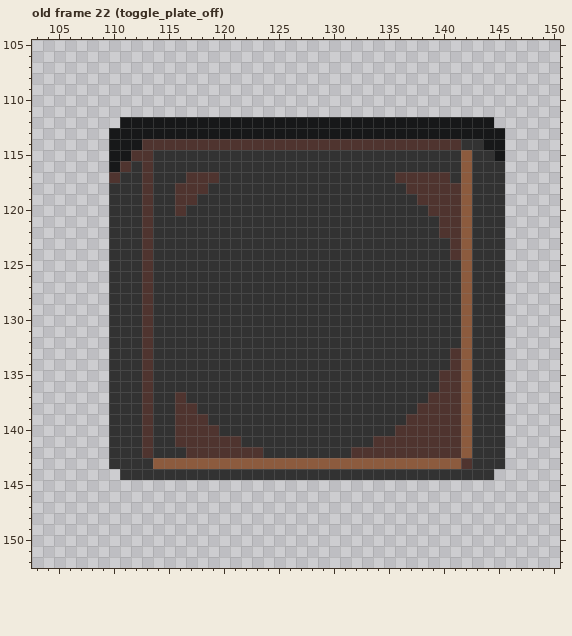
One commit to this pixel-art file: art/things.aseprite. The picture above is the old version.
256x256 pixels, 33 frames. Colours within 5 levels of each other are drawn and written as one. Shown: old frame 22 (toggle_plate_off): x 103..150, y 105..152. The commit also changed other frames, which this record leaves out.
And afterwards:
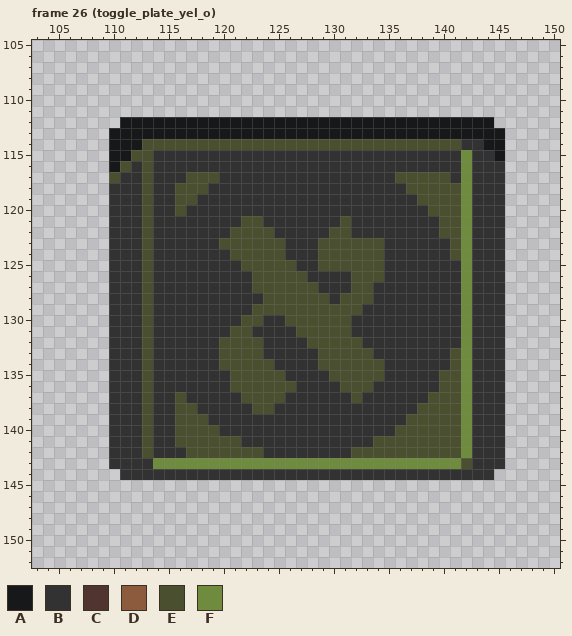
Palette (. is transparent): A #171819  B #323232  C #4f342f  D #8c5b3e  E #4a4f2f  F #6f8c3e
A new or re-ordered frame is compared with the old frame closest to it.
Diff:
frames 33 -> 43
Frame 26 (toggle_plate_yel_o) is new; against old frame 22 (toggle_plate_off):
y 114: x 113..141 CCCCCCCCCCCCCCCCCCCCCCCCCCCCC -> EEEEEEEEEEEEEEEEEEEEEEEEEEEEE
y 115: x 112..113 CC -> EE; x 142 D -> F
y 116: x 111 C -> E; x 113 C -> E; x 142 D -> F
y 117: x 110 C -> E; x 113 C -> E; x 117..119 CCC -> EEE; x 136..140 CCCCC -> EEEEE; x 142 D -> F
y 118: x 113 C -> E; x 116..118 CCC -> EEE; x 137..142 CCCCCD -> EEEEEF
y 119: x 113 C -> E; x 116..117 CC -> EE; x 138..142 CCCCD -> EEEEF
y 120: x 113 C -> E; x 116 C -> E; x 139..142 CCCD -> EEEF
y 121: x 113 C -> E; x 122..123 BB -> EE; x 131 B -> E; x 140..142 CCD -> EEF
y 122: x 113 C -> E; x 121..124 BBBB -> EEEE; x 130..131 BB -> EE; x 140..142 CCD -> EEF
y 123: x 113 C -> E; x 120..125 BBBBBB -> EEEEEE; x 129..134 BBBBBB -> EEEEEE; x 141..142 CD -> EF
y 124: x 113 C -> E; x 121..125 BBBBB -> EEEEE; x 129..134 BBBBBB -> EEEEEE; x 141..142 CD -> EF
y 125: x 113 C -> E; x 122..126 BBBBB -> EEEEE; x 129..134 BBBBBB -> EEEEEE; x 142 D -> F
y 126: x 113 C -> E; x 123..127 BBBBB -> EEEEE; x 132..134 BBB -> EEE; x 142 D -> F
y 127: x 113 C -> E; x 123..128 BBBBBB -> EEEEEE; x 132..133 BB -> EE; x 142 D -> F
y 128: x 113 C -> E; x 124..129 BBBBBB -> EEEEEE; x 131..133 BBB -> EEE; x 142 D -> F
y 129: x 113 C -> E; x 123..132 BBBBBBBBBB -> EEEEEEEEEE; x 142 D -> F
y 130: x 113 C -> E; x 122..123 BB -> EE; x 126..131 BBBBBB -> EEEEEE; x 142 D -> F
y 131: x 113 C -> E; x 121..122 BB -> EE; x 127..131 BBBBB -> EEEEE; x 142 D -> F
y 132: x 113 C -> E; x 120..123 BBBB -> EEEE; x 128..132 BBBBB -> EEEEE; x 142 D -> F
y 133: x 113 C -> E; x 120..123 BBBB -> EEEE; x 129..133 BBBBB -> EEEEE; x 141..142 CD -> EF
y 134: x 113 C -> E; x 120..124 BBBBB -> EEEEE; x 129..134 BBBBBB -> EEEEEE; x 141..142 CD -> EF
y 135: x 113 C -> E; x 121..125 BBBBB -> EEEEE; x 130..134 BBBBB -> EEEEE; x 140..142 CCD -> EEF
y 136: x 113 C -> E; x 121..126 BBBBBB -> EEEEEE; x 131..133 BBB -> EEE; x 140..142 CCD -> EEF
y 137: x 113 C -> E; x 116 C -> E; x 122..125 BBBB -> EEEE; x 132 B -> E; x 139..142 CCCD -> EEEF
y 138: x 113 C -> E; x 116..117 CC -> EE; x 123..124 BB -> EE; x 138..142 CCCCD -> EEEEF
y 139: x 113 C -> E; x 116..118 CCC -> EEE; x 137..142 CCCCCD -> EEEEEF
y 140: x 113 C -> E; x 116..119 CCCC -> EEEE; x 136..142 CCCCCCD -> EEEEEEF
y 141: x 113 C -> E; x 116..121 CCCCCC -> EEEEEE; x 134..142 CCCCCCCCD -> EEEEEEEEF
y 142: x 113 C -> E; x 117..123 CCCCCCC -> EEEEEEE; x 132..142 CCCCCCCCCCD -> EEEEEEEEEEF
y 143: x 114..142 DDDDDDDDDDDDDDDDDDDDDDDDDDDDC -> FFFFFFFFFFFFFFFFFFFFFFFFFFFFE
